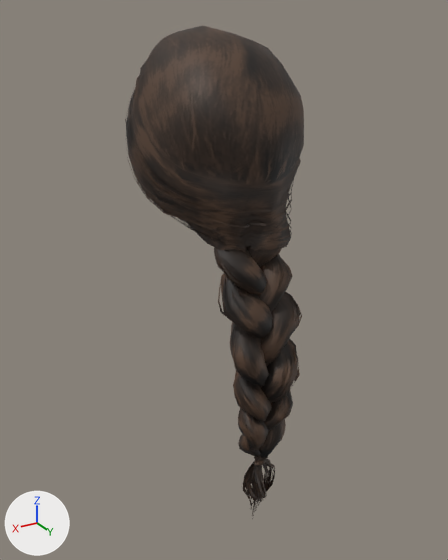
What one commit did to the glTF model output/hair_braid01.glb.
Rendered twice from a camera (50 mm lens) standing at (0.361, 0.588, 1.683) and looking at (0.003, -0.01, 1.384). Arrows for +X, +Y and +Z are at lower left; the lights stay in place. The picture after the commit comes second. Vertices at exactly the same position are counted once.

Objects in the first picture: 'Hair_braid01'.
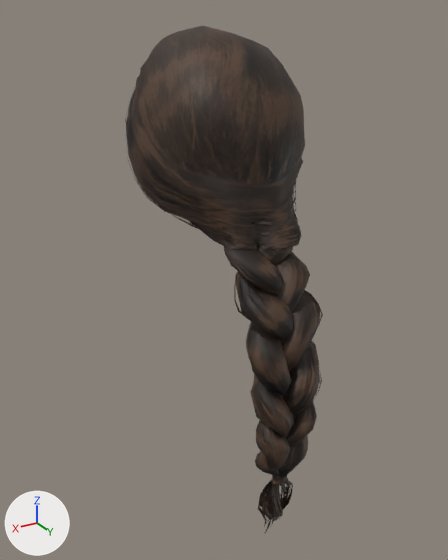
The newer file adds a shape key; the second version is drawn at full value of the shape key 'corr_weight_max__muscle_max' of 'Hair_braid01', and the change is written as the vertex moves it makes.

What differs and where, as boxes [x1, y1, x2, y2] in the pictures (448 x 560 px; the box of a moved part takes in the faces that stretch with it):
```json
{"object": "Hair_braid01", "change": "reshaped", "before": [125, 26, 304, 519], "after": [125, 26, 323, 533], "on screen": "11% wider"}
{"part": 1, "of": "me_hair_braid01", "change": "moved or reshaped", "before": [256, 474, 266, 498], "after": [273, 487, 282, 519]}
{"part": 2, "of": "me_hair_braid01", "change": "moved or reshaped", "before": [243, 464, 254, 505], "after": [258, 484, 270, 520]}
{"part": 3, "of": "me_hair_braid01", "change": "moved or reshaped", "before": [260, 461, 275, 502], "after": [276, 479, 293, 520]}
{"part": 4, "of": "me_hair_braid01", "change": "moved or reshaped", "before": [253, 477, 258, 496], "after": [270, 495, 274, 515]}
{"part": 5, "of": "me_hair_braid01", "change": "moved or reshaped", "before": [256, 466, 258, 485], "after": [273, 486, 276, 502]}
{"part": 6, "of": "me_hair_braid01", "change": "moved or reshaped", "before": [245, 465, 254, 504], "after": [261, 483, 272, 522]}
{"part": 7, "of": "me_hair_braid01", "change": "moved or reshaped", "before": [248, 467, 258, 497], "after": [264, 487, 274, 517]}
{"part": 8, "of": "me_hair_braid01", "change": "moved or reshaped", "before": [246, 474, 252, 509], "after": [262, 488, 269, 523]}
{"part": 9, "of": "me_hair_braid01", "change": "moved or reshaped", "before": [262, 462, 272, 500], "after": [279, 481, 290, 517]}
{"part": 10, "of": "me_hair_braid01", "change": "moved or reshaped", "before": [146, 131, 304, 516], "after": [145, 131, 323, 530]}
```

Scene script edits in JSON lines:
```json
{"block": "me_hair_braid01", "where": "# used by ob_hair_braid01; location = (0.0, 0.0, 0.0)"}
{"op": "remove", "block": "me_hair_braid01", "code": "me_hair_braid01.from_pydata(...)  # 4384 vertices, 5518 faces; spans x -0.096..0.094, y -0.155..0.115, z 1.069..1.67"}
{"op": "add", "block": "me_hair_braid01", "code": "me_hair_braid01.from_pydata(...)  # 4384 vertices, 5518 faces; spans x -0.096..0.094, y -0.155..0.156, z 1.067..1.67"}
{"block": "me_hair_braid01", "change": "me_hair_braid01 part 1: the loose piece of 18 vertices spanning x -0.006..0.018, y 0.074..0.094, z 1.1..1.18 is multiplied about its middle by the matrix ((1.039, 0.055, -0.003), (-0.055, 1.037, 0.063), (0.006, -0.063, 1.038)), then moved by (0.0, 0.036, -0.001)"}
{"block": "me_hair_braid01", "change": "me_hair_braid01 part 2: the loose piece of 18 vertices spanning x 0.004..0.026, y 0.063..0.084, z 1.085..1.179 is scaled about its middle by (1.01, 1.32, 1.03), then moved by (0.0, 0.036, -0.002)"}
{"block": "me_hair_braid01", "change": "me_hair_braid01 part 3: the loose piece of 18 vertices spanning x -0.017..0.001, y 0.071..0.087, z 1.098..1.18 is multiplied about its middle by the matrix ((1.037, -0.077, 0.011), (0.077, 1.036, 0.044), (-0.015, -0.043, 1.039)), then moved by (0.0, 0.036, -0.002)"}
{"block": "me_hair_braid01", "change": "me_hair_braid01 part 4: the loose piece of 18 vertices spanning x 0.005..0.017, y 0.076..0.087, z 1.11..1.179 is multiplied about its middle by the matrix ((1.037, 0.085, -0.008), (-0.084, 1.035, 0.058), (0.012, -0.058, 1.038)), then moved by (0.0, 0.036, -0.001)"}
{"block": "me_hair_braid01", "change": "me_hair_braid01 part 5: the loose piece of 18 vertices spanning x -0.003..0.017, y 0.078..0.092, z 1.112..1.18 is multiplied about its middle by the matrix ((1.036, 0.088, -0.003), (-0.087, 1.033, 0.078), (0.01, -0.078, 1.037)), then moved by (0.0, 0.036, -0.001)"}
{"block": "me_hair_braid01", "change": "me_hair_braid01 part 6: the loose piece of 18 vertices spanning x 0.005..0.023, y 0.067..0.086, z 1.093..1.179 is scaled about its middle by (1.01, 1.35, 1.03), then moved by (0.0, 0.036, -0.002)"}
{"block": "me_hair_braid01", "change": "me_hair_braid01 part 7: the loose piece of 18 vertices spanning x 0.002..0.025, y 0.075..0.086, z 1.105..1.179 is multiplied about its middle by the matrix ((1.037, 0.079, -0.012), (-0.078, 1.035, 0.065), (0.017, -0.064, 1.038)), then moved by (0.0, 0.036, -0.001)"}
{"block": "me_hair_braid01", "change": "me_hair_braid01 part 8: the loose piece of 18 vertices spanning x 0.004..0.018, y 0.063..0.084, z 1.085..1.179 is scaled about its middle by (1.01, 1.31, 1.03), then moved by (0.0, 0.036, -0.002)"}
{"block": "me_hair_braid01", "change": "me_hair_braid01 part 9: the loose piece of 18 vertices spanning x -0.01..0.002, y 0.071..0.087, z 1.098..1.18 is multiplied about its middle by the matrix ((1.034, -0.108, 0.016), (0.107, 1.034, 0.041), (-0.02, -0.039, 1.039)), then moved by (0.0, 0.036, -0.002)"}
{"block": "me_hair_braid01", "change": "me_hair_braid01 part 10: 3466 of 4384 vertices moved; they spanned x -0.084..0.089, y -0.05..0.115, z 1.073..1.566 and now span x -0.084..0.089, y -0.05..0.156, z 1.071..1.566; mean shift (0.0, 0.033, 0.007); largest move (0.0, 0.055, 1.324) -> (0.0, 0.097, 1.34)"}
{"block": "me_hair_braid01", "change": "other edits to the shape of me_hair_braid01 do not show in these pictures"}
```
